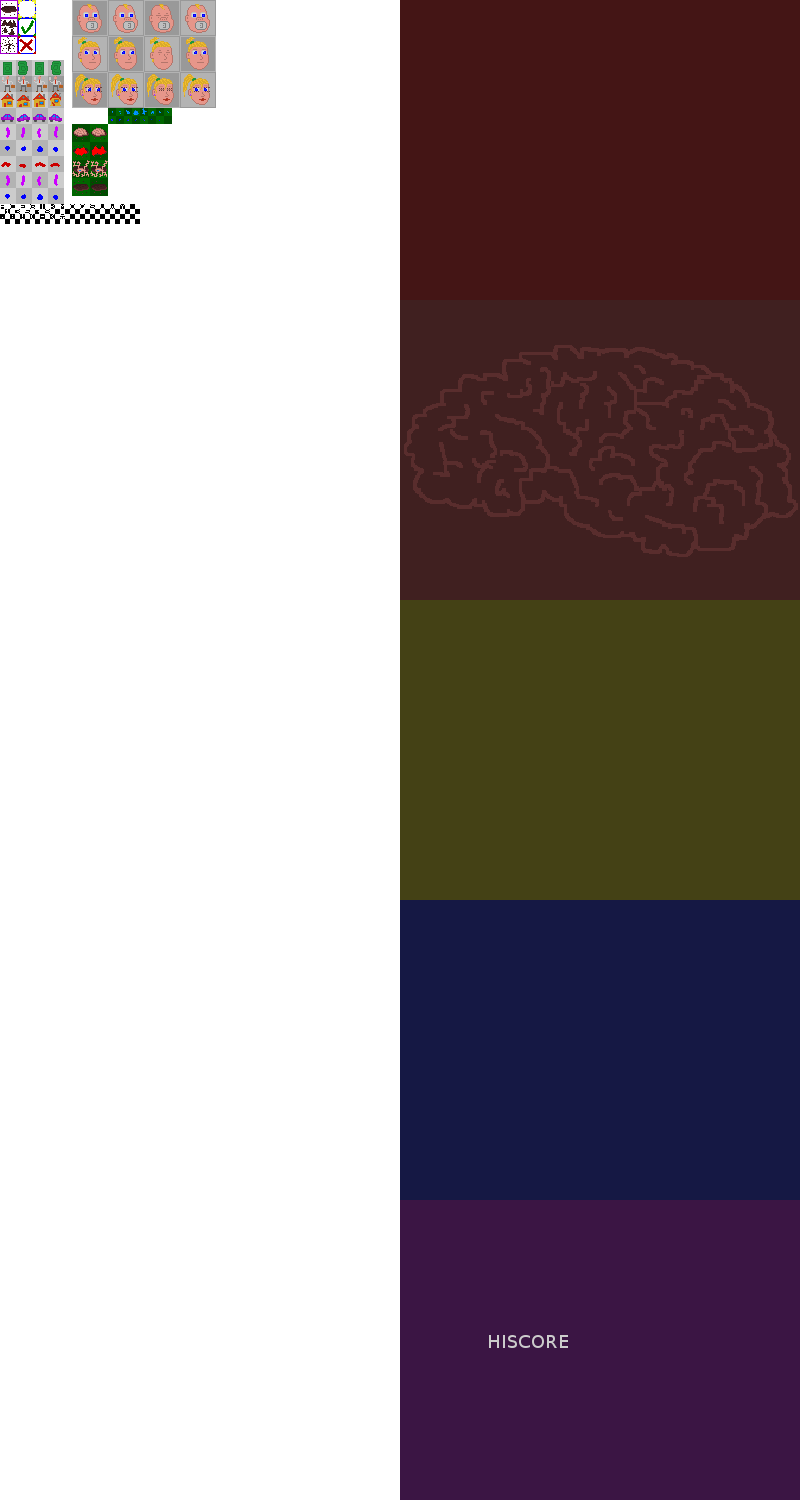
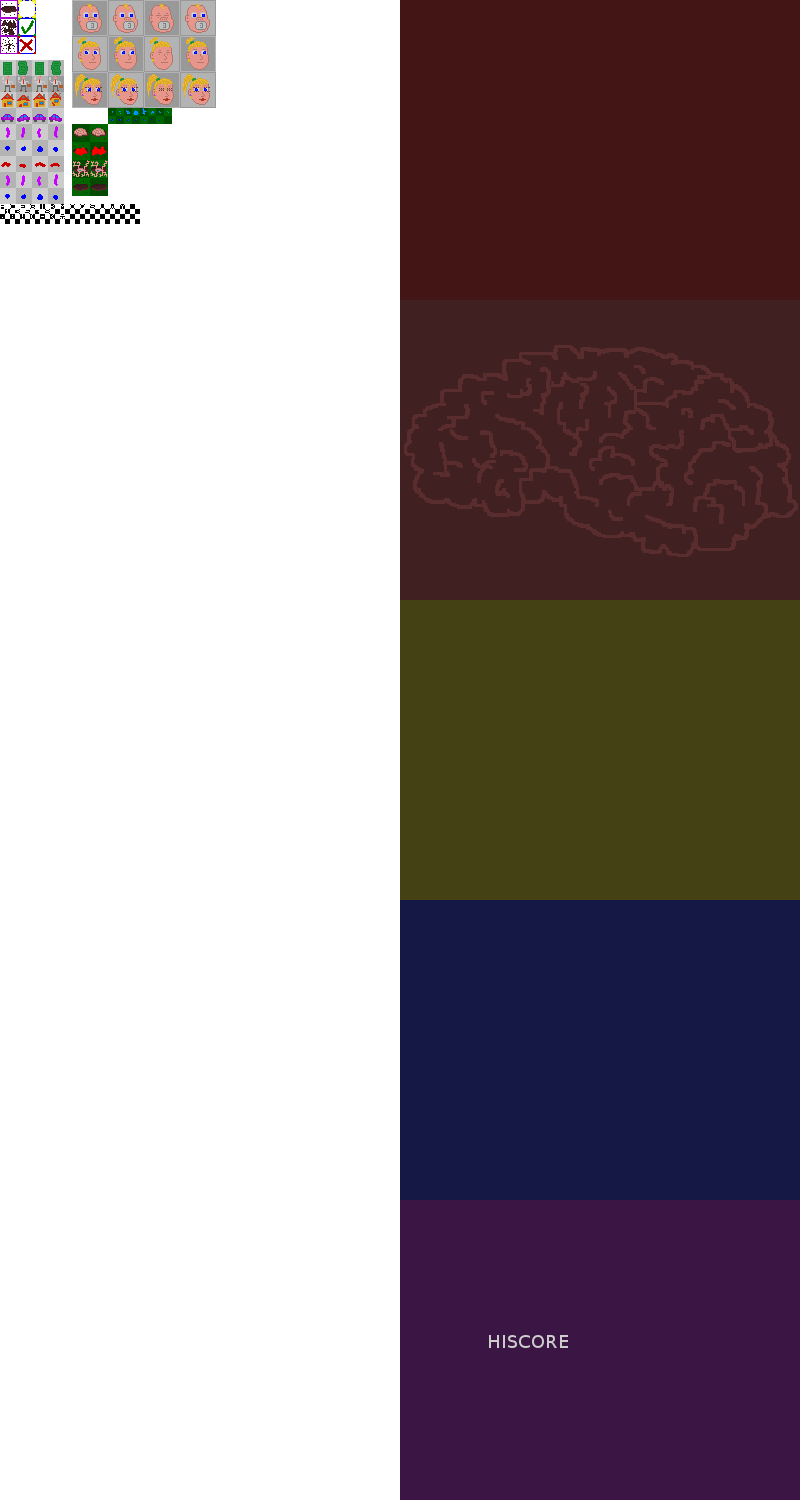
Layer changes from the first 800 x 1500 image to the second:
painted on "gfx" over [1, 19, 17, 36]
